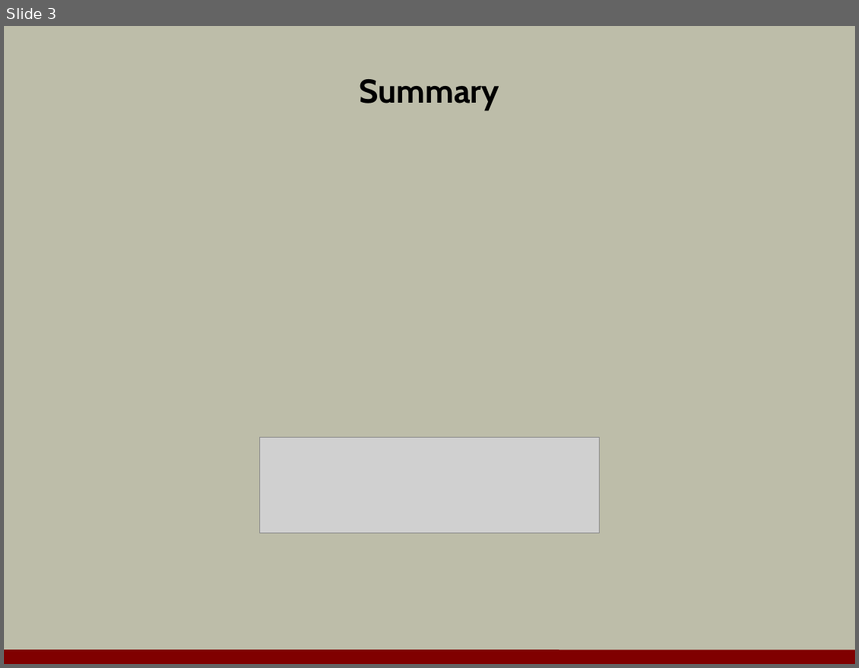
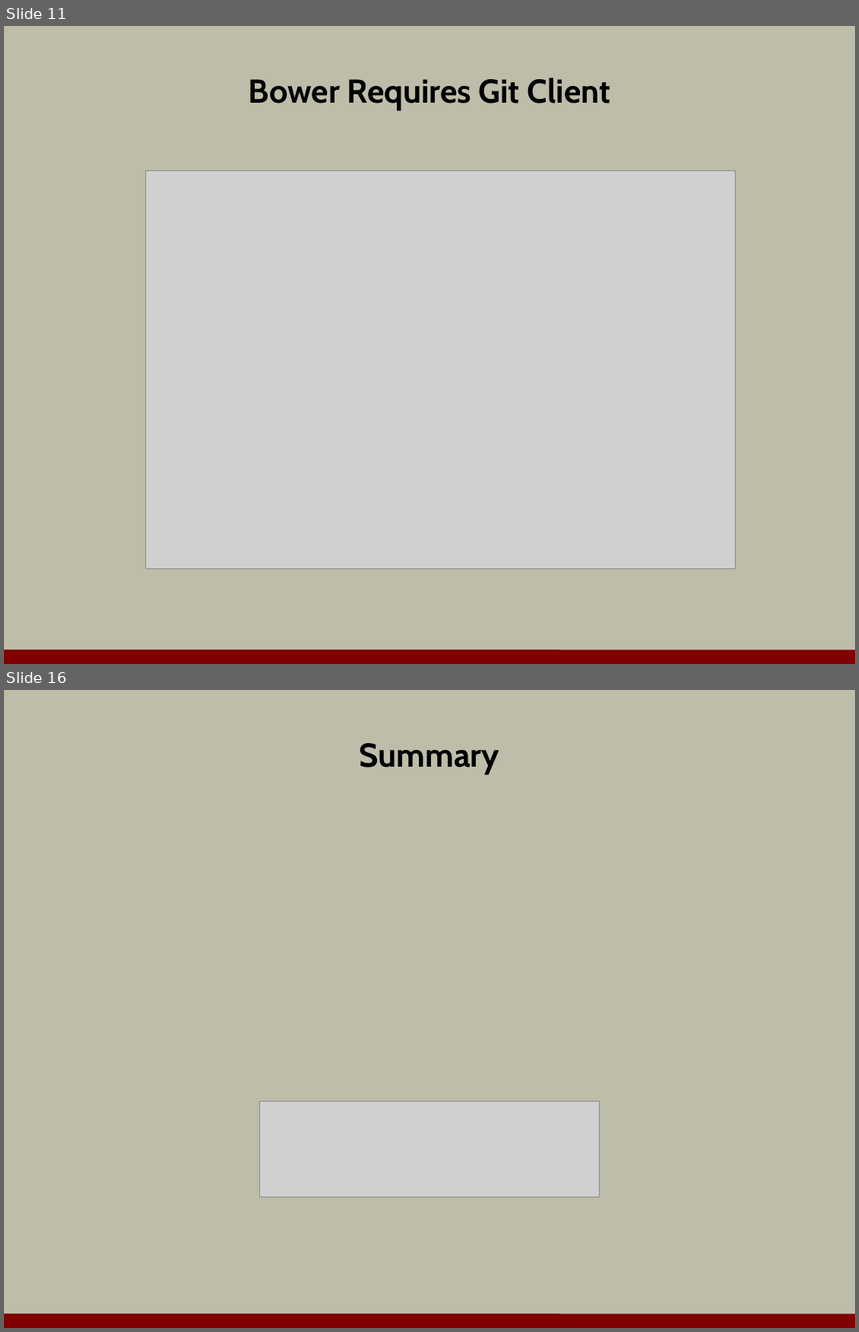
Before and after one commit to OdeToCode/classes, a slide deck: angularjs/slides/a3_nodetools.pptx. Shown one above the other, each under a label of ours: slide 3 before the commit, slides 11 and 16 after it; the slides between them are not shown. The pictures are 859x668 and 859x1332 pixels, drawn with LibreOffice and Linux fonts; fonts in the diff are those of the drawing; grey boxes stand for pictures; background and template pictures are left out. Boxes give left, top, right and bottom in pixels: in the first picture for what was removed or moved away, otherwise in the second. Text is boxed around its words. In the diff, an @@ line names an element or a change of style, - is before the commit and + after.

```diff
--- a/angularjs/slides/a3_nodetools.pptx
+++ b/angularjs/slides/a3_nodetools.pptx
@@ slide 11 added at (4,26,855,664), background #BDBDA9; not listed: 1 template element that a slide beside it also shows @@
@@ title added at (249,78,610,110), 28 pt, text #000000, bold @@
+Bower Requires Git Client
@@ picture added at (146,170,736,569) @@
@@ what was slide 3 is now slide 16 @@
```
Also in this commit, not shown: 1 slide changed, 13 other slides added, 1 slide removed, 1 other file.
